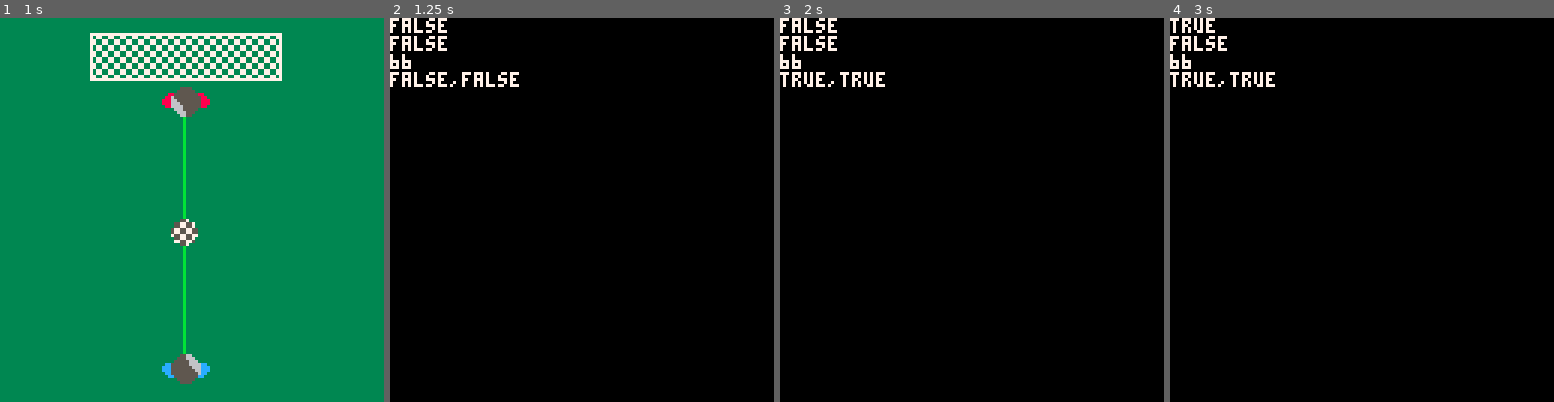
Above: before the commit, frames 1-4 (left to right).
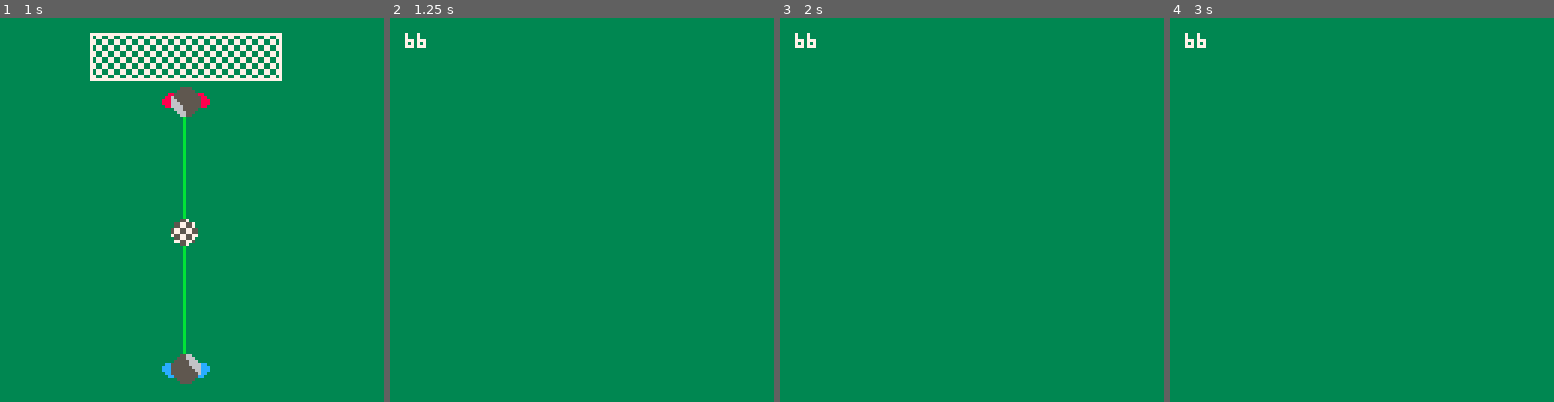
Above: after the commit, the same moments.

Repository: zothynine/torchance
Game: PICO-8 cartridge elfmeter.p8
The game is run twice, just before and just after one commit, with the same random seed, the same clock (stepped at 60 frames per second) and the same inputs.
Inputs:
- Up to frame 1 (1 s): tap X (X key) at 0.33 s
- Up to frame 2 (1.25 s): tap X (X key) at 1.07 s
- Up to frame 3 (2 s): tap X (X key) at 1.85 s
- Up to frame 4 (3 s): tap X (X key) at 2.97 s

Frame 1 is identical in both runs. In frame 2, 100% of the frame differs, in the area x 0-100%, y 0-100%; in frame 3, 100%; in frame 4, 100%.

Commit message:
Add function for drawing field and rename target_x to aim_x

Diff:
--- a/elfmeter.p8
+++ b/elfmeter.p8
@@ -8,6 +8,11 @@
 	if not xdown and fresh then
 		fresh = false
 	end
+end
+
+function draw_field()
+		--grass
+	rectfill(0,0,127,127,3)
 end
 -->8
 --start
@@ -21,8 +26,7 @@
 
 function draw_start()
 	cls()
-	--grass
-	rectfill(0,0,127,127,3)
+	draw_field()
 	print("starten mit [x]",35,60,7)
 end
 -->8
@@ -50,7 +54,7 @@
 		end
 
 		player.x = player.x+aiming.direction
-		target_x = target_x+aiming.direction*-1
+		aim_x = aim_x+aiming.direction*-1
 
 	end
 
@@ -63,10 +67,9 @@
 
 function draw_aim()
 	cls()
-	--grass
-	rectfill(0,0,127,127,3)
+	draw_field()
 	--aiming line
-	line(target_x-1,26,player.x+7,117,11)
+	line(aim_x-1,26,player.x+7,117,11)
 	--goal
 	spr(40,30,5,8,2)
 	--ball
@@ -99,10 +102,8 @@
 
 function draw_kick()
 	cls()
-	print(xdown)
-	print(fresh)
-	print(target_x)
-	print(tostr(kicking.started)..","..tostr(kicking.ended))
+	draw_field()
+	print(aim_x,5,5,7)
 end
 
 -->8
@@ -131,7 +132,7 @@
 	aiming.ended = false
 	kicking.started = false
 	kicking.ended = false
-	target_x = 62
+	aim_x = 62
 	_update60 = update_start
 	_draw = draw_start
 end
